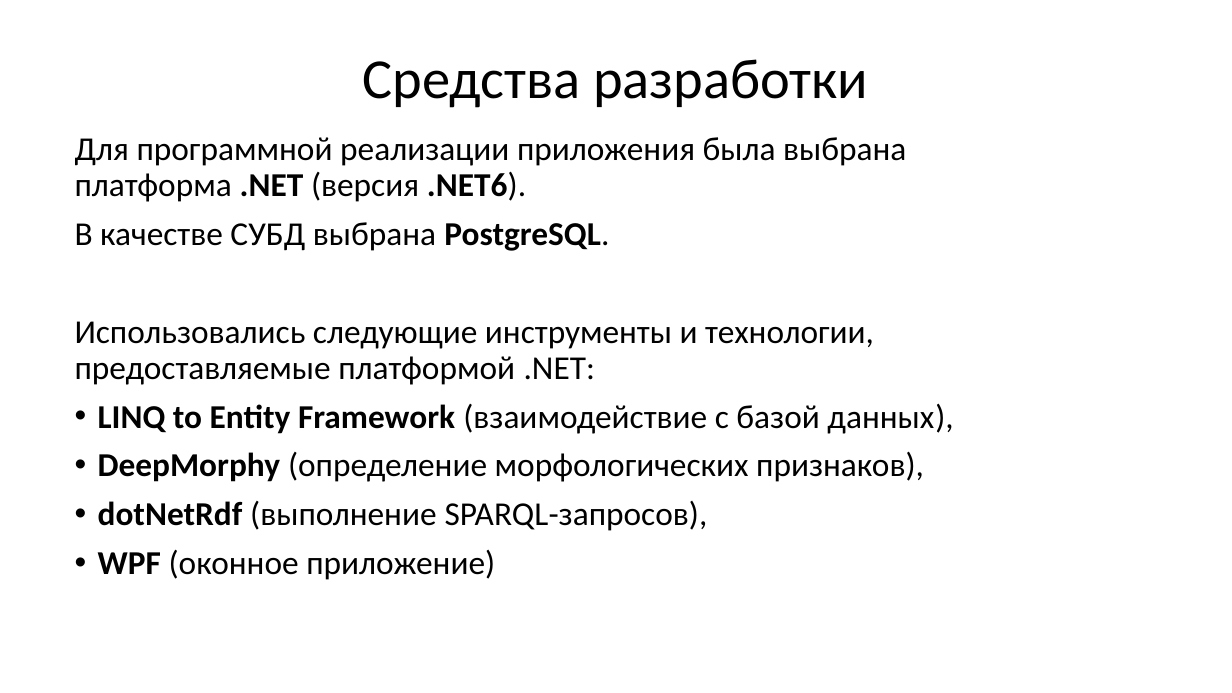
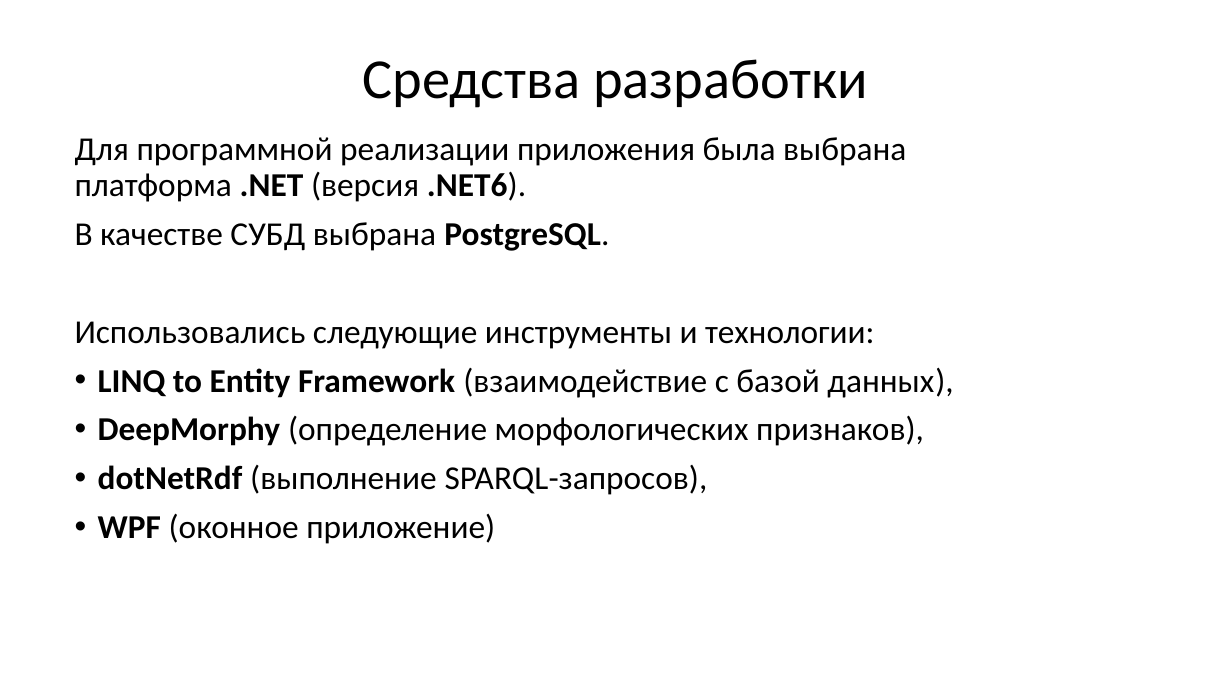
Before and after one commit to docNemo/diplom, a slide deck: slide 23 of Презентация/Урубков Диплом презентация печать.pptx. Drawn at 1232x693 pixels with LibreOffice and Linux fonts; fonts in the diff are those of the drawing. Boxes give left, top, right and bottom in pixels: in the first picture for what was removed or moved away, otherwise in the second. Text is boxed around its words. In the diff, an @@ line names an element or a change of style, - is before the commit and + after.

```diff
--- a/Презентация/Урубков Диплом презентация печать.pptx
+++ b/Презентация/Урубков Диплом презентация печать.pptx
@@ text at (75,321,874,349): text changed @@
-Использовались следующие инструменты и технологии, предоставляемые платформой .NET:
+Использовались следующие инструменты и технологии:
```
Also in this commit, not shown: 10 other files.
